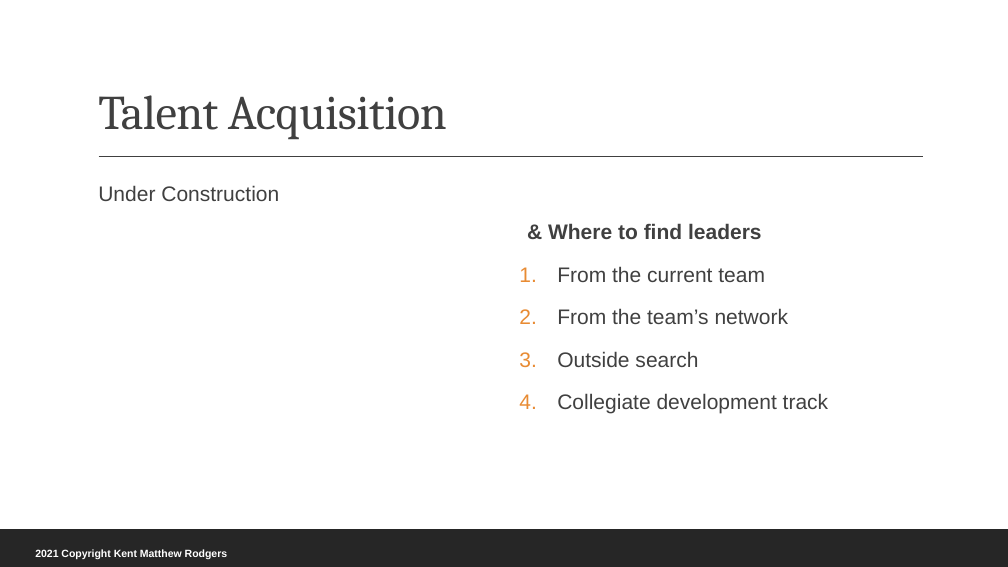
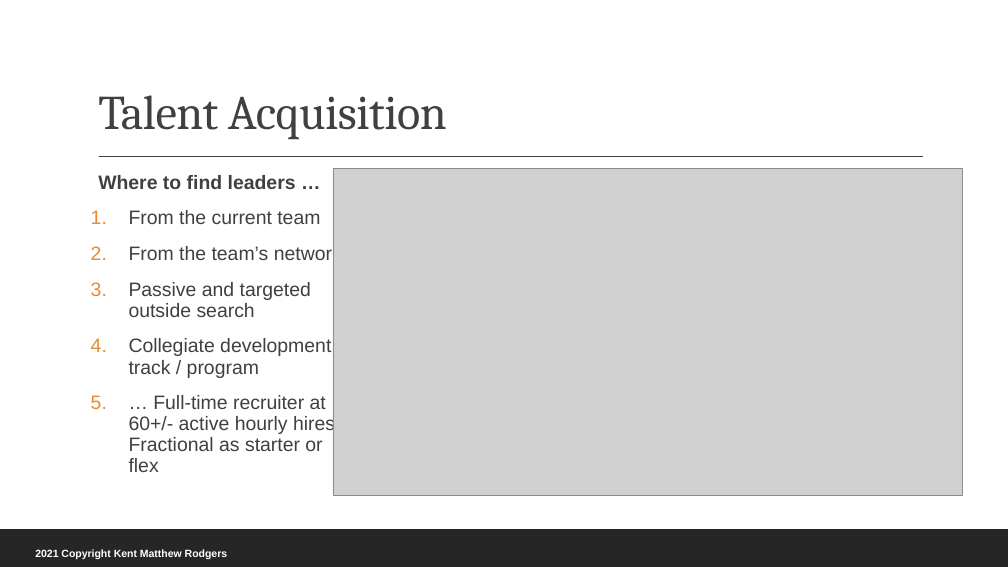
Before and after one commit to rodgerskent/package-delivery, a slide deck: slide 9 of 210112_PackageDelivery_Presentation.pptx (slide 8 before the commit). Drawn at 1008x567 pixels with LibreOffice and Linux fonts; fonts in the diff are those of the drawing; grey boxes stand for pictures. Boxes give left, top, right and bottom in pixels: in the first picture for what was removed or moved away, otherwise in the second. Text is boxed around its words. In the diff, an @@ line names an element or a change of style, - is before the commit and + after.

```diff
--- a/210112_PackageDelivery_Presentation.pptx
+++ b/210112_PackageDelivery_Presentation.pptx
@@ text "Where to find leaders …": place and size @@
-text "Where to find leaders …" at (548, 223, 829, 414)
+text "Where to find leaders …" at (98, 175, 342, 472)
@@ text at (98, 175, 296, 189): text changed; size 20 to 18.5 pt @@
-  & Where to find leaders
+  Where to find leaders …
@@ picture added at (333, 169, 963, 496) @@
@@ text removed at (98, 185, 279, 201) @@
-  Under Construction
@@ text at (129, 210, 342, 265): size 20 to 18.5 pt in "From the current team", "From the team’s network"; line spacing 1.1 to 0.9 @@
@@ text at (129, 282, 340, 472): text changed; size 20 to 18.5 pt @@
-3. Outside search
-4. Collegiate development track
+3. Passive and targeted outside search
+4. Collegiate development track / program
+5. … Full-time recruiter at 60+/- active hourly hires. Fractional as starter or flex
```
Also in this commit, not shown: 6 other slides changed, 1 slide added, 1 other file.
